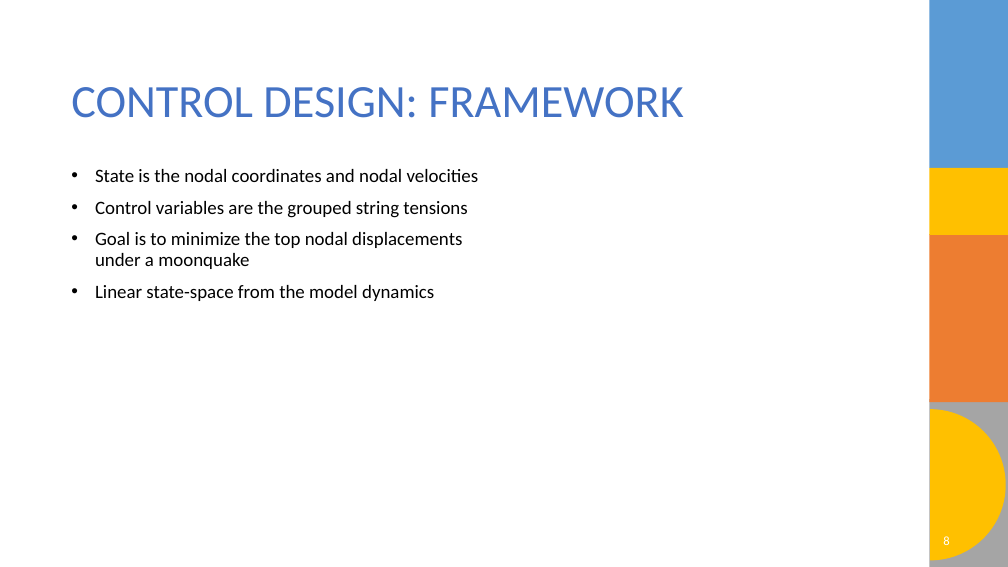
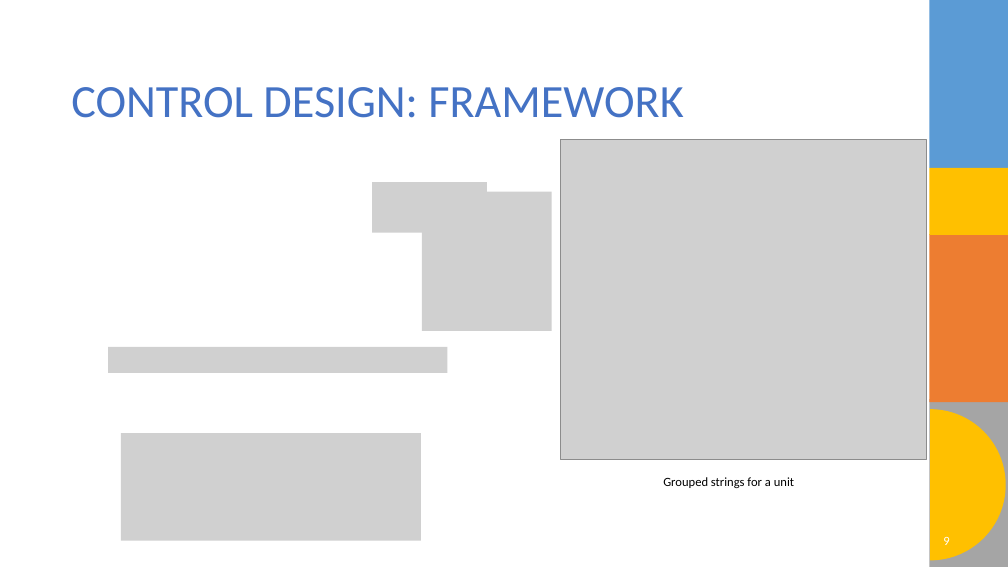
Before and after one commit to o-blip/school-2025-fall, a slide deck: slide 9 of Optimal_Controls/Project/Project Slides.pptx (slide 8 before the commit). Drawn at 1008x567 pixels with LibreOffice and Linux fonts; fonts in the diff are those of the drawing; grey boxes stand for pictures; background and template pictures are left out. Boxes give left, top, right and bottom in pixels: in the first picture for what was removed or moved away, otherwise in the second. Text is boxed around its words. In the diff, an @@ line names an element or a change of style, - is before the commit and + after.

```diff
--- a/Optimal_Controls/Project/Project Slides.pptx
+++ b/Optimal_Controls/Project/Project Slides.pptx
@@ picture added at [561, 140, 926, 460] @@
@@ text removed at [95, 169, 479, 301] @@
-• State is the nodal coordinates and nodal velocities
-• Control variables are the grouped string tensions
-• Goal is to minimize the top nodal displacements under a moonquake
-• Linear state-space from the model dynamics
@@ picture added at [372, 182, 487, 233] @@
@@ picture added at [422, 192, 552, 331] @@
@@ picture added at [108, 347, 448, 373] @@
@@ picture added at [121, 433, 421, 541] @@
@@ text added at [663, 477, 794, 488], 12 pt, text #000000 @@
+Grouped strings for a unit
@@ page number at [943, 537, 949, 545]: text changed @@
-8
+9
```
Also in this commit, not shown: 7 other slides changed, 2 slides added, 1 slide removed, 5 other files.
